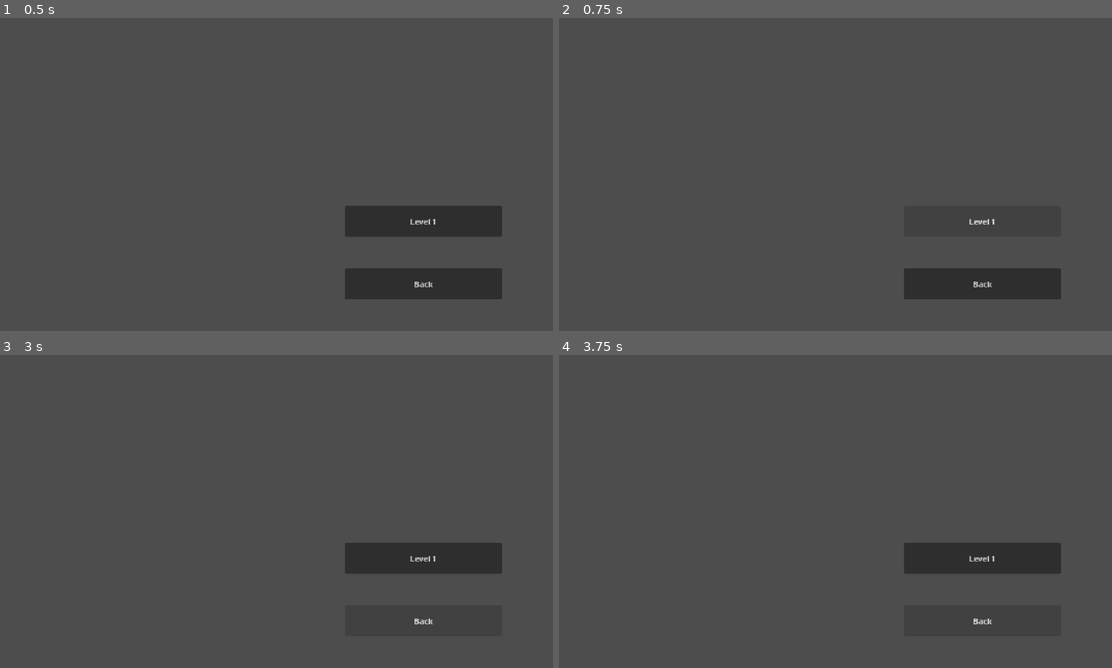
Above: before the commit, frames 1-4 (two rows, left to right).
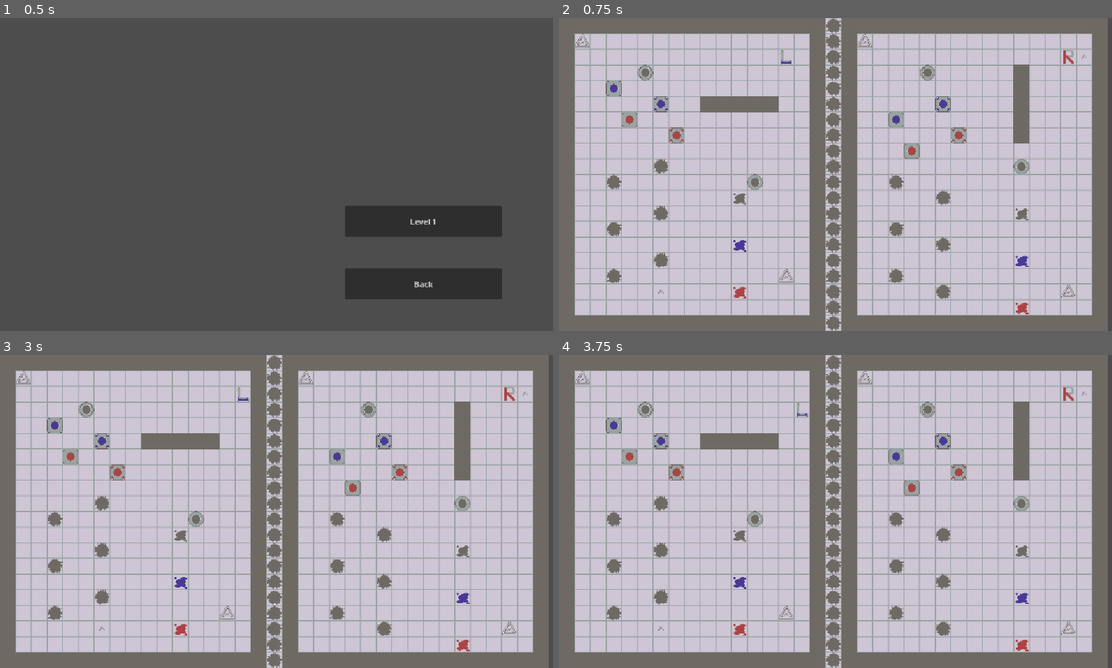
Above: after the commit, the same moments.

Repository: whitsettbe/kcol-f26-gamedevproj-cb
Game: Godot game, scene res://scenes/crypt_navigator.tscn
Same seed, same stepped clock (60 frames per second), same inputs: the game is played once before the commit and once after it. This scene is started directly instead of the project's main scene.
Inputs (mouse positions are in pixels of both pictures, inside the frame that each line leads up to):
- Up to frame 1 (0.5 s): no input
- Up to frame 2 (0.75 s): click "Level 1" at 0.5 s
- Up to frame 3 (3 s): click (425, 558) at 1.25 s, where only the run before the commit has a clickable "Level 1"; click (425, 621) at 2 s, where only the run before the commit has a clickable "Back"; hold D (L_right) from 2.78 s (still down)
- Up to frame 4 (3.75 s): release D (L_right) at 3.53 s; hold S (L_down) from 3.53 s (still down)

Frame 1 is identical in both runs. In frame 2, 99% of the frame differs, in the area x 0-100%, y 0-100%; in frame 3, 99%; in frame 4, 99%.
Error before the commit: Invalid type in function 'change_scene_to_file' in base 'SceneTree'. Cannot convert argument 1 from Nil to String. (res://scripts/crypt_navigator.gd:19)

Commit message:
Fix broken level links

Diff:
--- a/TornAsunder/scripts/crypt_navigator.gd
+++ b/TornAsunder/scripts/crypt_navigator.gd
@@ -10,9 +10,9 @@
 func _process(delta: float) -> void:
 	pass
 
-# Opens first level. Currently hard coded to main.
+# Opens first level. Currently hard coded to first playground.
 func _on_level_1_pressed() -> void:
-	get_tree().change_scene_to_file("res://scenes/main.tscn")
+	get_tree().change_scene_to_file("res://scenes/playground1.tscn")
 
 # Opens previous page.
 func _on_back_pressed() -> void:
--- a/TornAsunder/scripts/main_menu.gd
+++ b/TornAsunder/scripts/main_menu.gd
@@ -10,9 +10,9 @@
 func _process(delta: float) -> void:
 	pass
 
-# Opens next level. Currently hard coded to main.
+# Opens next level. Currently hard coded to first playground.
 func _on_continue_pressed() -> void:
-	get_tree().change_scene_to_file("scenes/main.tscn")
+	get_tree().change_scene_to_file("res://scenes/playground1.tscn")
 
 # Opens level navigator
 func _on_level_navigator_pressed() -> void:
